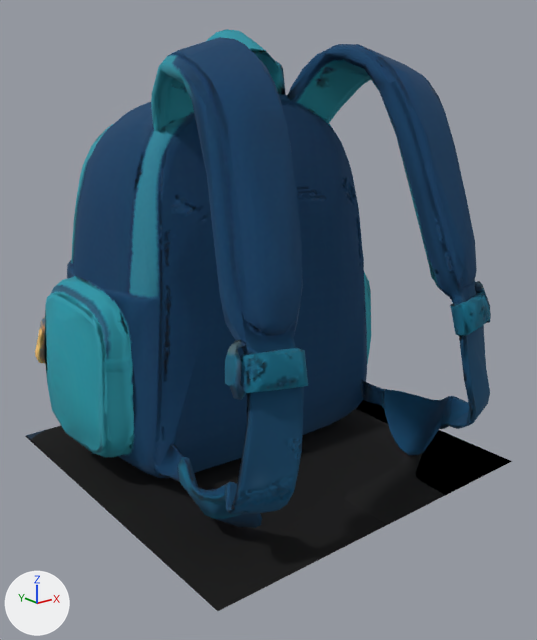
Before and after pictures for a commit that changed the glTF model assets/exported/backpack/backpack.glb.
Rendered twice from a camera (50 mm lens) standing at (-1.054, -1.383, 0.377) and looking at (0.008, -0.056, -0.154). The lights are fixed; the arrows at lower left show +X, +Y and +Z. The first picture is the older version. Vertices at exactly the same position are counted once.

Objects in the first picture: 'qtmesh_gen3d_1_1788645229333'.
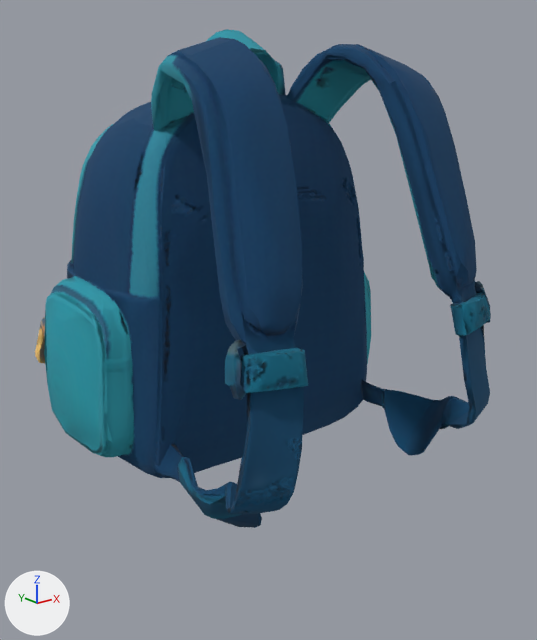
What differs and where, as boxes (x1, y1, x2, y2) in the pictures (537 x 640 px):
'qtmesh_gen3d_1_1788645229333', reshaped: before (25, 29, 512, 611); after (35, 29, 491, 528)
part 1 of me_mesh_0, deleted: before (25, 400, 512, 611)

Diff of the bpy script that builds the scene:
```diff
--- a/assets/exported/backpack/backpack.glb.py
+++ b/assets/exported/backpack/backpack.glb.py
@@ me_mesh_0 @@
 # used by ob_qtmesh_gen3d_1_1788645229333; location = (0.0, 0.0, 0.0)
-me_mesh_0.from_pydata(...)  # 4722 vertices, 9350 faces; spans x -0.442..0.442, y -0.475..0.499, z -0.502..0.5
+me_mesh_0.from_pydata(...)  # 4714 vertices, 9339 faces; spans x -0.442..0.441, y -0.475..0.499, z -0.494..0.5
+# me_mesh_0 part 1: the loose piece of 8 vertices spanning x -0.44..0.442, y -0.474..0.411, z -0.502..-0.498 is deleted
+# other edits to the shape of me_mesh_0 do not show in these pictures
 me_mesh_0.materials.append(mat_qtmesh_gen3d_1_1788645229333_mesh_mat)
```
